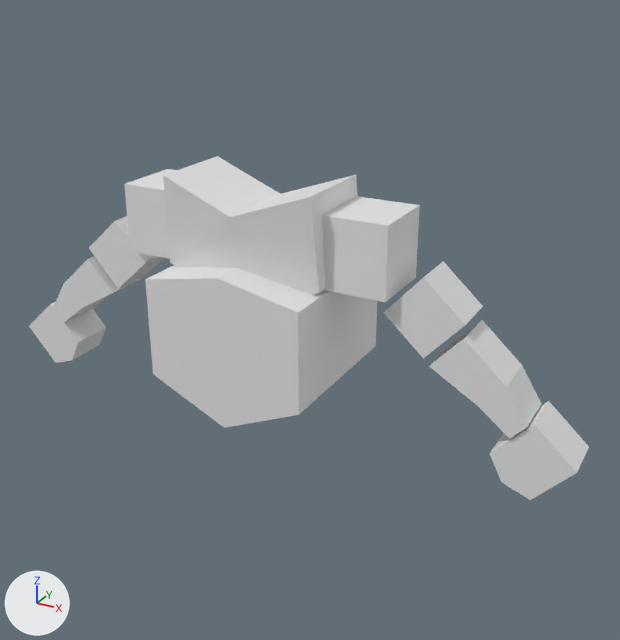
One commit to the Blender file blender/CharacterCourseChapter4/Goblin.blend: the scene before it, then after it.
Camera for both pictures: a camera (50 mm lens) standing at (1.05, -1.709, 1.048) and looking at (0.075, 0.065, 0.161). Every picture has the same lights, and +X, +Y and +Z are marked at lower left.
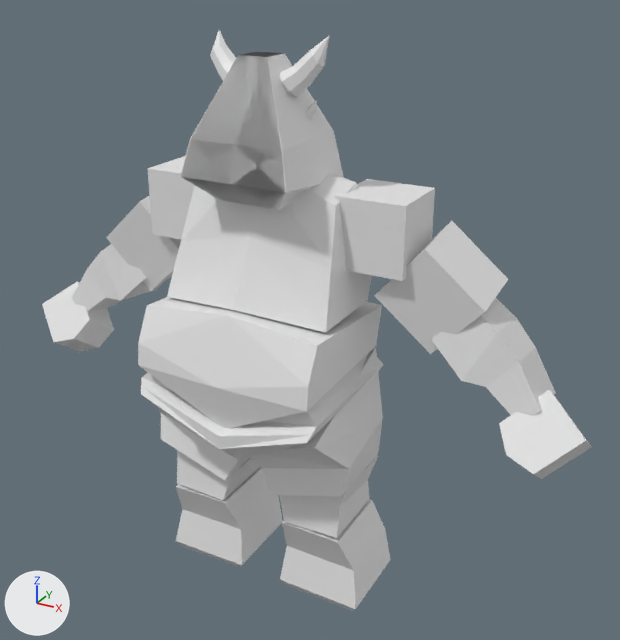
What changed in the scene script:
```text
Change me_cube_001:
    used by ob_cube; location = (-0.014, 0.0, 0.1); scale = (0.21, 0.21, 0.21)
    remove me_cube_001.from_pydata(...)  # 8 vertices, 5 faces; spans x 0.0..1.0, y -1.0..1.0, z -0.67..1.2
    add me_cube_001.from_pydata(...)  # 12 vertices, 8 faces; spans x 0.0..1.14, y -1.12..1.0, z -0.69..0.7
    me_cube_001 part 1: the whole mesh is rebuilt
Change me_cube_003:
    used by ob_cube_002; location = (0.545, 0.005, 0.177); rotation_euler = (0.0, 3.872, 0.0), in degrees (0, 222, 0); scale = (0.069, 0.0604, 0.0687)
    remove me_cube_003.from_pydata(...)  # 12 vertices, 10 faces; spans x -2.42..1.0, y -1.0..1.0, z -0.67..1.0
    add me_cube_003.from_pydata(...)  # 16 vertices, 14 faces; spans x -2.42..1.0, y -1.11..1.18, z -0.75..1.05
    me_cube_003 part 3
    4 faces are deleted
    4 vertices are added at (-0.01, 1.11, -0.75), (-0.45, 1.18, 1.05), (-0.01, -1.11, -0.75), (-0.45, -1.04, 1.05)
    8 new faces join them
Change me_cube_006:
    used by ob_cube_005; location = (-0.014, 0.0, 0.368); scale = (0.21, 0.113, 0.21)
    remove me_cube_006.from_pydata(...)  # 8 vertices, 5 faces; spans x 0.0..1.0, y -1.33..1.0, z -0.67..0.86
    add me_cube_006.from_pydata(...)  # 12 vertices, 8 faces; spans x 0.0..1.08, y -1.3..1.91, z -0.67..1.07
    me_cube_006 part 2
    7 vertices are removed from x 0.0..1.0, y -1.33..1.0, z -0.67..0.86
    5 faces are deleted
    11 vertices are added at x 0.0..1.08, y -1.3..1.91, z -0.67..1.07
    8 new faces join them
Change ob_cube_001:
    ob_cube_001.location: (0.258, 0.005, 0.407) -> (0.258, 0.099, 0.426)
Change ob_cube_002:
    ob_cube_002.location: (0.545, 0.005, 0.177) -> (0.527, 0.117, 0.185)
    ob_cube_002.rotation_euler: (0.0, 3.872, 0.0) -> (0.194, 3.862, -0.129)  # degrees (0, 222, 0) -> degrees (11, 221, -7.4)
    ob_cube_002.scale: (0.069, 0.0604, 0.0687) -> (0.0818, 0.0716, 0.0815)
Change ob_cube_003:
    ob_cube_003.location: (0.425, 0.011, 0.282) -> (0.4, 0.125, 0.292)
    ob_cube_003.rotation_euler: (0.0, 3.872, 0.0) -> (-0.171, 3.864, 0.114)  # degrees (0, 222, 0) -> degrees (-10, 221, 6.5)
    ob_cube_003.scale: (0.069, 0.0604, 0.0687) -> (0.0976, 0.0855, 0.0973)
Change ob_cube_004:
    ob_cube_004.location: (0.7, 0.011, -0.009) -> (0.7, 0.059, 0.005)
    ob_cube_004.rotation_euler: (0.0, 3.872, 0.0) -> (0.77, 3.713, -0.483)  # degrees (0, 222, 0) -> degrees (44, 213, -28)
Add ob_cube_009:
    ob_cube_009 = bpy.data.objects.new('Cube.009', me_cube_009)  # 16 vertices, 14 faces; spans x -1.3..1.55, y -1.81..1.42, z -2.32..1.05; modifiers MIRROR
    ob_cube_009.location = (0.16, 0.051, -0.445)
    ob_cube_009.rotation_euler = (0.0, 0.0158, 0.0)  # degrees (0, 0.9, 0)
    ob_cube_009.scale = (0.0832, 0.0814, 0.0765)
Add ob_cube_008:
    ob_cube_008 = bpy.data.objects.new('Cube.008', me_cube_008)  # 12 vertices, 10 faces; spans x -1.02..1.55, y -1.04..1.35, z -2.08..1.21; modifiers MIRROR
    ob_cube_008.location = (0.15, 0.0, -0.296)
    ob_cube_008.rotation_euler = (-0.12, -0.303, 0.036)  # degrees (-6.9, -17, 2.1)
    ob_cube_008.scale = (0.0842, 0.0842, 0.0452)
Add ob_cube_007:
    ob_cube_007 = bpy.data.objects.new('Cube.007', me_cube_007)  # 12 vertices, 10 faces; spans x -1.23..1.44, y -1.57..1.88, z -1.0..1.58; modifiers MIRROR
    ob_cube_007.location = (0.127, -0.012, -0.131)
    ob_cube_007.rotation_euler = (0.0, -0.309, 0.0)  # degrees (0, -18, 0)
    ob_cube_007.scale = (0.109, 0.109, 0.109)
Add ob_horn_001:
    ob_horn_001 = bpy.data.objects.new('Horn.001', me_cone_001)  # 33 vertices, 33 faces; spans x -0.086..0.1, y -0.134..0.051, z -0.238..0.164; modifiers MIRROR
    ob_horn_001.location = (0.095, 0.038, 0.694)
    ob_horn_001.rotation_euler = (-0.175, -0.622, -2.558)  # degrees (-10, -36, -147)
    ob_horn_001.scale = (0.158, 0.158, 0.158)
Add ob_horn:
    ob_horn = bpy.data.objects.new('Horn', me_cone)  # 33 vertices, 33 faces; spans x -0.086..0.1, y -0.134..0.051, z -0.238..0.168; modifiers MIRROR
    ob_horn.location = (0.104, 0.038, 0.802)
    ob_horn.rotation_euler = (-0.419, 0.771, -0.281)  # degrees (-24, 44, -16)
    ob_horn.scale = (0.375, 0.375, 0.375)
Add ob_cube_006:
    ob_cube_006 = bpy.data.objects.new('Cube.006', me_cube)  # 24 vertices, 22 faces; spans x -1.17..1.14, y -1.15..1.16, z -1.74..1.0; modifiers MIRROR
    ob_cube_006.location = (-0.014, 0.0, 0.698)
    ob_cube_006.scale = (0.121, 0.121, 0.121)
Add ob_cube_010:
    ob_cube_010 = bpy.data.objects.new('Cube.010', me_cube_010)  # 16 vertices, 11 faces; spans x 0.0..1.21, y -1.12..0.8, z -1.53..1.51; modifiers MIRROR
    ob_cube_010.location = (-0.014, 0.0, -0.044)
    ob_cube_010.scale = (0.21, 0.21, 0.0766)
```

Where the change shows, as pixel boxes (x1, y1, x2, y2) in the pictures (620 x 640 px):
'Cube', reshaped (20% shorter)
    before: (145, 265, 377, 428)
    after: (138, 297, 382, 428)
'Cube.005', reshaped (14% taller)
    before: (163, 156, 358, 295)
    after: (167, 174, 372, 333)
'Cube.006', added
    after: (180, 52, 344, 210)
'Cube.001', moved
    before: (124, 169, 420, 302)
    after: (147, 156, 435, 281)
'Cube.003', moved, turned, rescaled
    before: (89, 216, 483, 358)
    after: (106, 196, 508, 354)
'Cube.009', added
    after: (176, 467, 390, 611)
'Cube.002', reshaped, moved, turned, rescaled
    before: (53, 256, 541, 439)
    after: (72, 244, 556, 416)
'Cube.004', moved, turned
    before: (29, 302, 589, 500)
    after: (42, 281, 591, 479)
'Cube.007', added
    after: (157, 348, 383, 497)
'Cube.010', added
    after: (141, 354, 384, 459)
'Cube.008', added
    after: (177, 450, 378, 538)
'Horn', added
    after: (210, 30, 330, 97)
'Horn.001', added
    after: (306, 100, 317, 120)
part 3 of me_cube_003, built on
    before: (64, 259, 522, 407)
    after: (88, 244, 535, 387)
